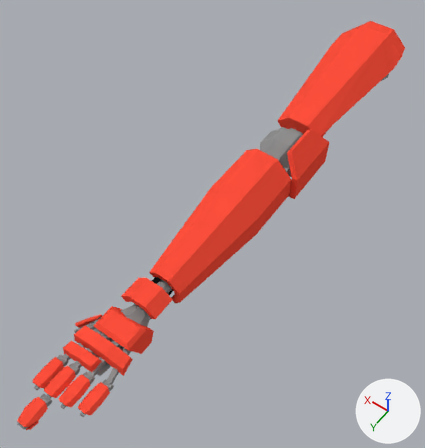
One commit to the Blender file datas/meshes/arm.blend: the scene before it, then after it.
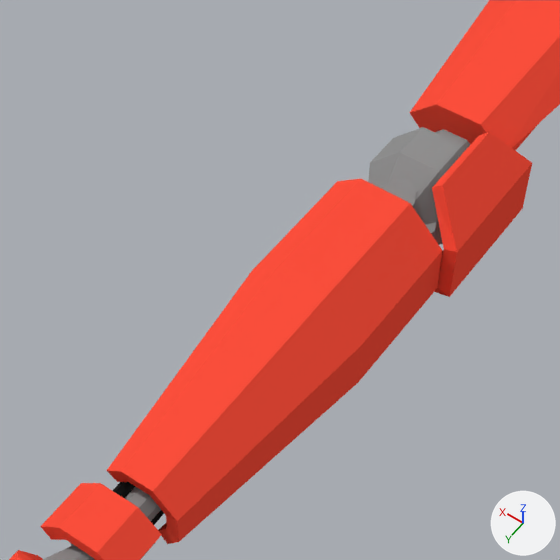
Each version is shown whole from a 50 mm lens placed at (-0.301, 0.236, 0.683), pointed at (0.022, -0.216, -0.028), then close up on the part from 24% to 80% of the width and 16% to 69% of the height. The axes (+X, +Y, +Z) are drawn at lower right. The lights are the same throughout.

Objects in the first close-up: '0-arm', '1-elbow', '2-foreArm', '3-wrist'.
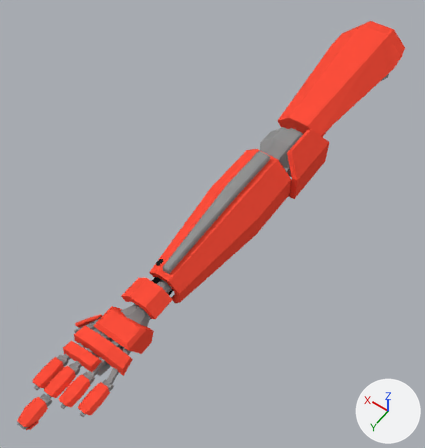
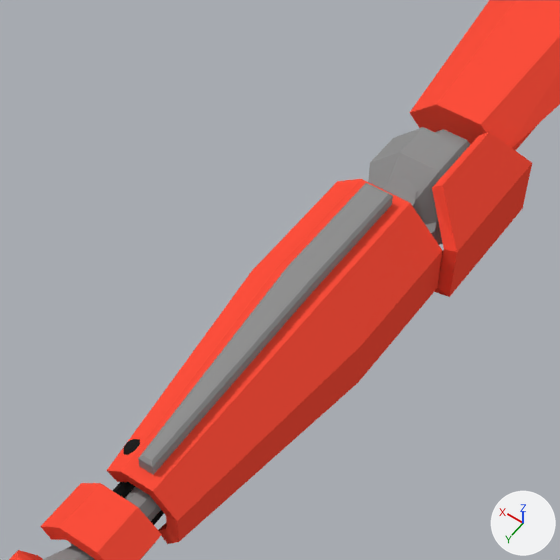
Pixel boxes [x1, y1, x2, y2] of what changed, in the close-ups (560 x 560 px):
part 1 of me_2_forearm, added: after [138, 183, 393, 475]
part 2 of me_2_forearm, added: after [124, 439, 140, 455]

The edits, one by one:
me_2_forearm is used by ob_2_forearm; location (0.0, -0.345, 0.0).
me_2_forearm had 150 vertices, 131 faces and spanned x -0.047..0.036, y -0.03..0.305, z -0.036..0.047.
me_2_forearm now has 181 vertices, 161 faces and spans x -0.047..0.036, y -0.03..0.305, z -0.036..0.056.
me_2_forearm part 1: a new loose piece of 18 vertices spanning x -0.011..0.009, y 0.027..0.267, z 0.029..0.056, in mat_steel (grey #929292).
me_2_forearm part 2: a new loose piece of 17 vertices spanning x 0.013..0.023, y 0.252..0.263, z 0.021..0.029, in mat_darksteel (black #222222).
